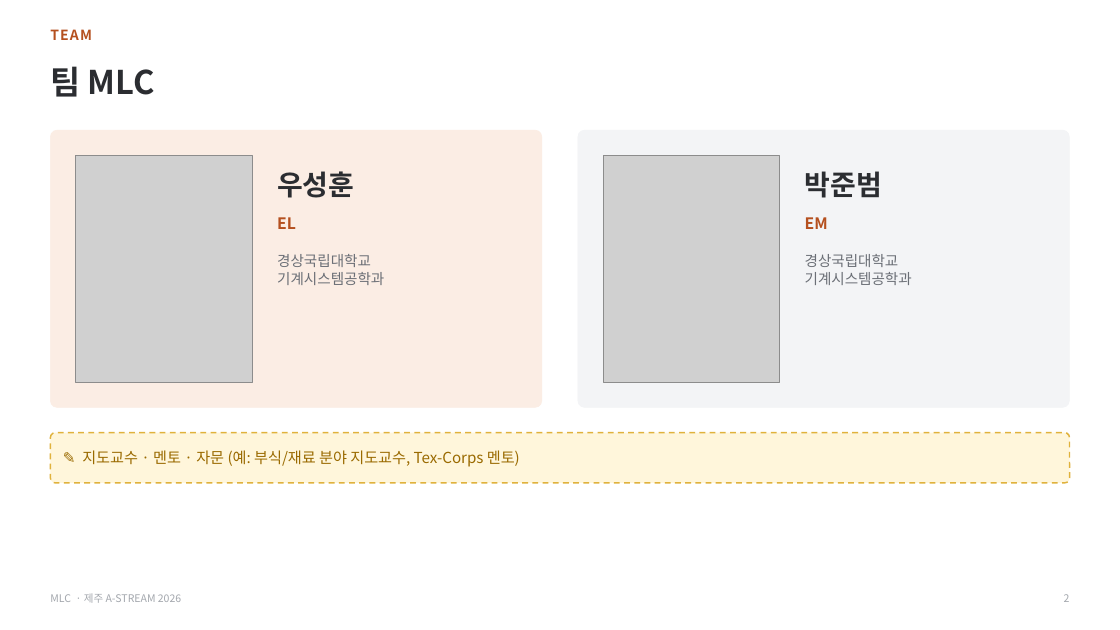
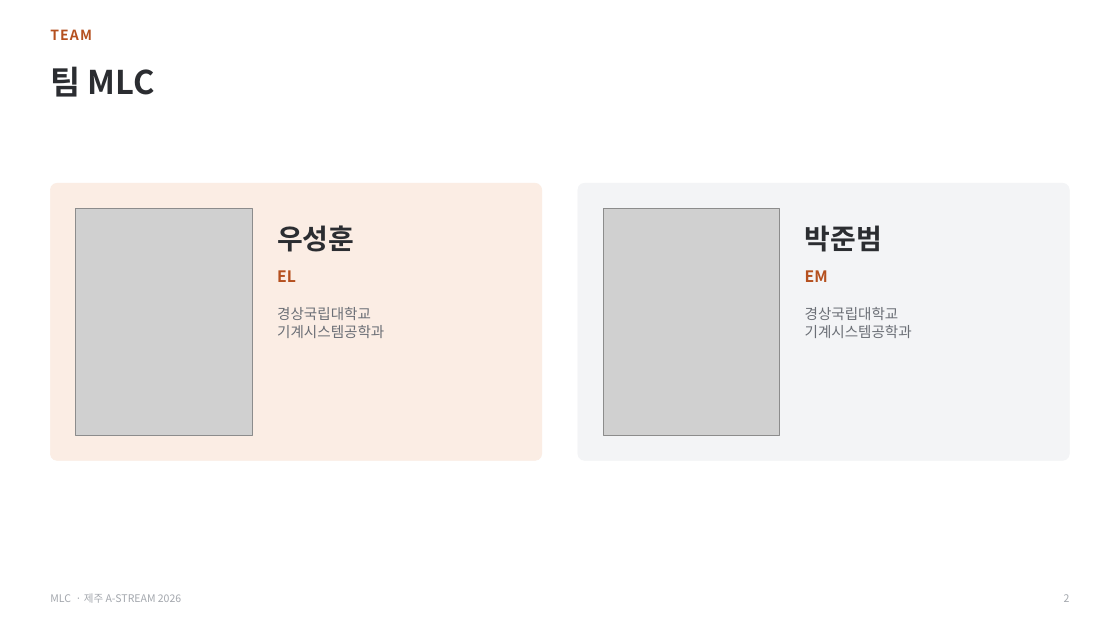
Before and after one commit to zscfvgbb-cmyk/PPT, a slide deck: slide 2 of MLC_IR_A-STREAM2026.pptx. Drawn at 1120x630 pixels with LibreOffice and Linux fonts; fonts in the diff are those of the drawing; grey boxes stand for pictures. Boxes give left, top, right and bottom in pixels: in the first picture for what was removed or moved away, otherwise in the second. Text is boxed around its words. In the diff, an @@ line names an element or a change of style, - is before the commit and + after.

```diff
--- a/MLC_IR_A-STREAM2026.pptx
+++ b/MLC_IR_A-STREAM2026.pptx
@@ 6 texts, 2 pictures, 2 rounded rectangles: place and size @@
-6 texts, 2 pictures, 2 rounded rectangles at [50, 130, 1070, 408]
+6 texts, 2 pictures, 2 rounded rectangles at [50, 183, 1070, 460]
@@ rounded rectangle removed at [50, 433, 1070, 483] @@
@@ text removed at [82, 450, 520, 467] @@
-✎ 지도교수 · 멘토 · 자문 (예: 부식/재료 분야 지도교수, Tex-Corps 멘토)
```
Also in this commit, not shown: 7 other slides changed, 1 other file.
